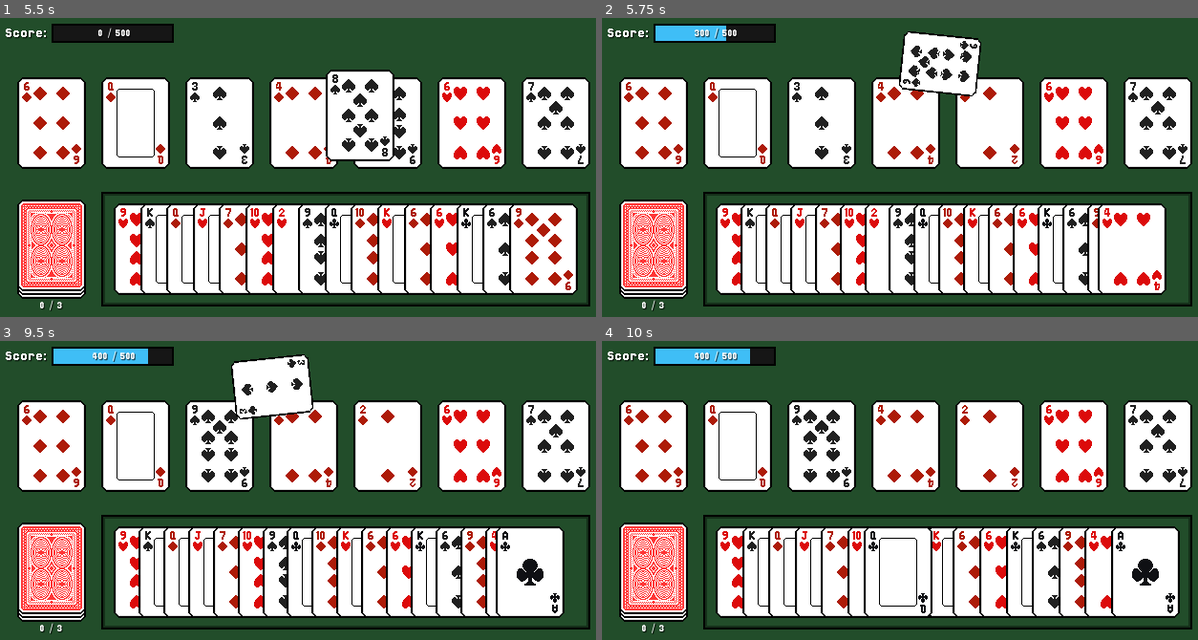
Above: before the commit, frames 1-4 (two rows, left to right).
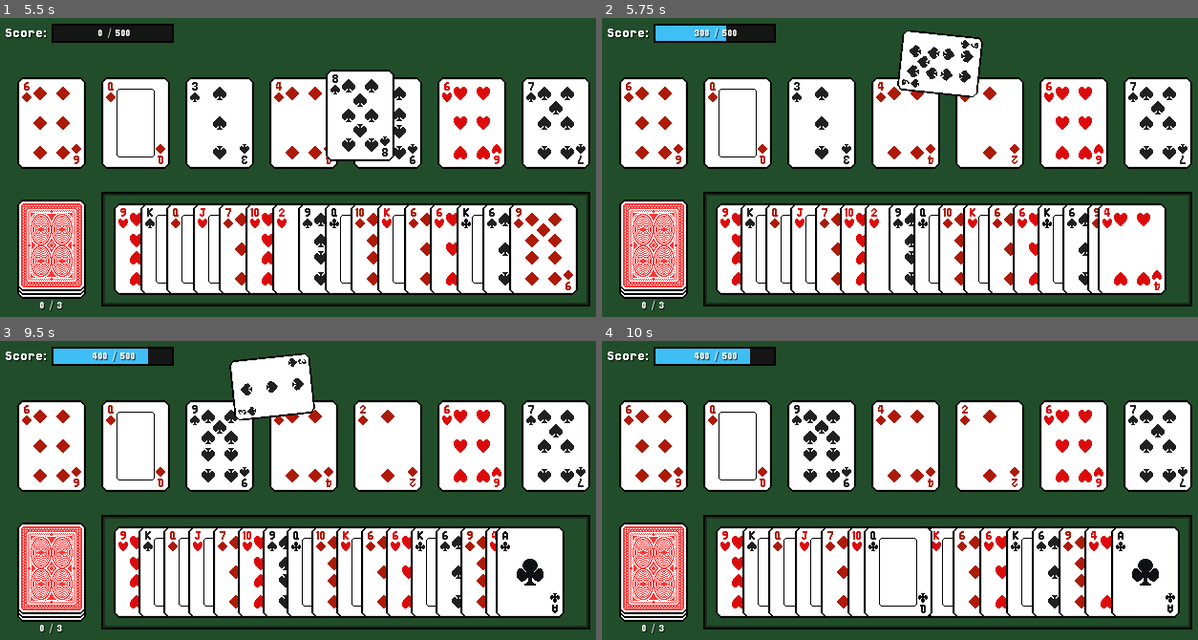
Above: after the commit, the same moments.

Repository: AyyBee123/Oristaile
Game: Godot game, scene res://Scenes/encounter.tscn
The game is run twice, just before and just after one commit, with the same random seed, the same clock (stepped at 60 frames per second) and the same inputs.
Inputs (mouse positions are in pixels of both pictures, inside the frame that each line leads up to):
- Up to frame 1 (5.5 s): click "3 / 3" at 0.5 s; click "2 / 3" at 1.25 s; click "1 / 3" at 2 s; click "0 / 3" at 2.75 s; click "0 / 3" at 3.5 s; click "0 / 3" at 4.25 s; tap Enter at 5 s; drag from (149, 248) to (363, 113) at 5.02 s
- Up to frame 2 (5.75 s): no input
- Up to frame 3 (9.5 s): drag from (172, 571) to (274, 580) at 5.77 s; move the mouse to (196, 571) at 6.52 s; press the mouse at (196, 571) at 6.53 s; release the mouse at (196, 571) at 7.25 s; tap Space at 7.25 s; drag from (226, 571) to (119, 460) at 7.27 s; drag from (220, 571) to (333, 511) at 8.02 s; drag from (268, 571) to (214, 424) at 8.77 s
- Up to frame 4 (10 s): move the mouse to (900, 571) at 9.52 s; press the mouse at (900, 571) at 9.53 s

Frame 1 is identical in both runs. In frame 2, 0.6% of the frame differs, in the area x 49-64%, y 4-27%; in frame 3, 0.5%; in frame 4, nothing differs.

Commit message:
Update card_slot.gd

Diff:
--- a/Scripts/Game/card_slot.gd
+++ b/Scripts/Game/card_slot.gd
@@ -39,7 +39,7 @@
 	tween.finished.connect(control.queue_free)
 
 	var scale_tween: Tween = create_tween().bind_node(control)
-	scale_tween.tween_property(card, "scale", Vector2.ONE * 0.5, 0.8)
+	scale_tween.tween_property(card, "scale", Vector2.ONE * 0.5, 1.0)
 
 	var spin_tween: Tween = create_tween().bind_node(control)
 	spin_tween.tween_property(card, "rotation", PI * sign(random_x), 0.5).as_relative()
